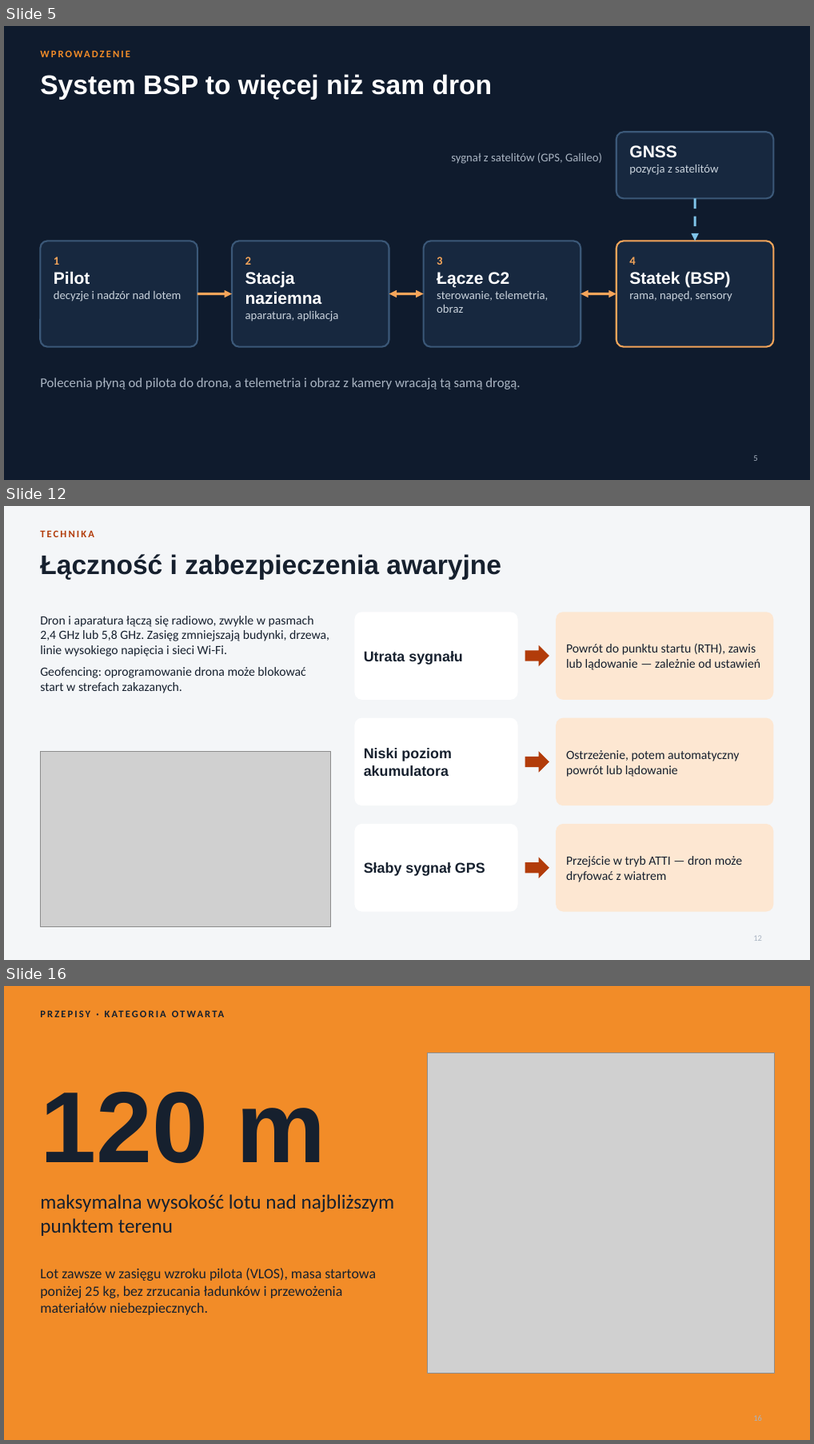
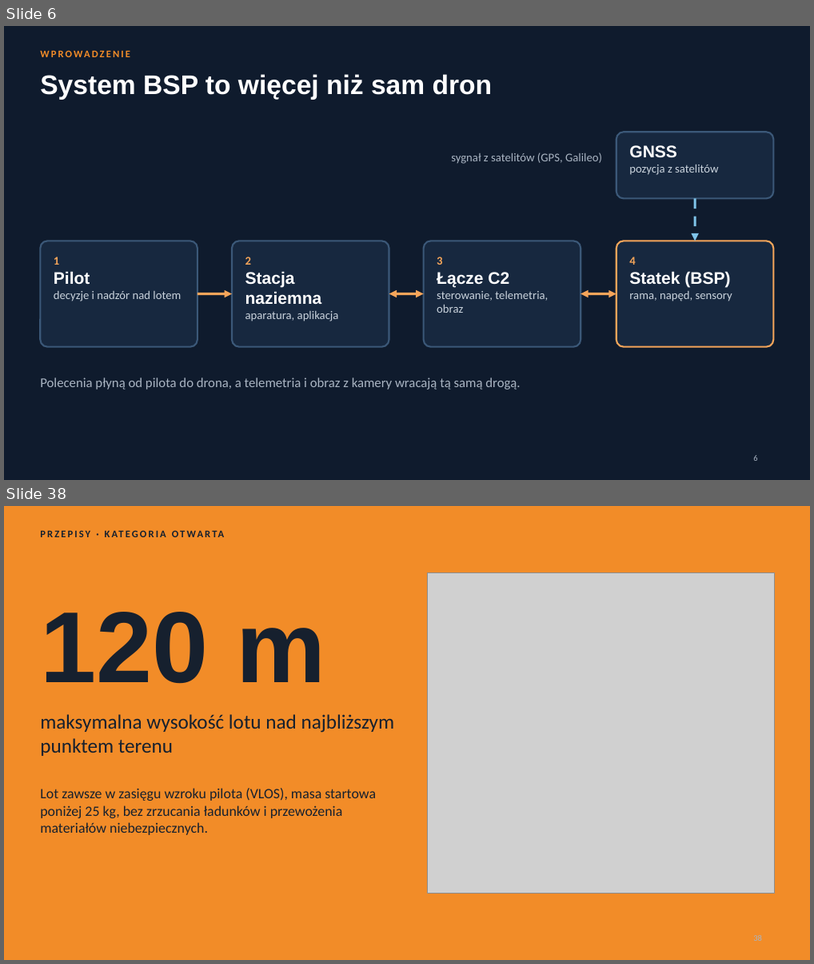
Before and after one commit to Pawel202685/psychic-octo-invention, a slide deck: Ogolna_wiedza_o_BSP.pptx. Shown one above the other, each under a label of ours: slides 5, 12 and 16 before the commit, slides 6 and 38 after it; the slides between them are not shown. The pictures are 814x1444 and 814x964 pixels, drawn with LibreOffice and Linux fonts; fonts in the diff are those of the drawing; grey boxes stand for pictures. Boxes give left, top, right and bottom in pixels: in the first picture for what was removed or moved away, otherwise in the second. Text is boxed around its words. In the diff, an @@ line names an element or a change of style, - is before the commit and + after.

```diff
--- a/Ogolna_wiedza_o_BSP.pptx
+++ b/Ogolna_wiedza_o_BSP.pptx
@@ slide 12 removed at [4,506,810,960], background #F4F6F8 @@
@@ text removed at [40,530,94,537] @@
-TECHNIKA
@@ title removed at [40,554,502,580] @@
-Łączność i zabezpieczenia awaryjne
@@ text removed at [40,616,330,693] @@
-Dron i aparatura łączą się radiowo, zwykle w pasmach 2,4 GHz lub 5,8 GHz. Zasięg zmniejszają budynki, drzewa, linie wysokiego napięcia i sieci Wi-Fi.
-Geofencing: oprogramowanie drona może blokować start w strefach zakazanych.
@@ rounded rectangle removed at [355,612,518,700] @@
@@ rounded rectangle removed at [556,612,774,700] @@
@@ right arrow removed at [526,645,550,666] @@
@@ text removed at [566,643,761,670] @@
-Powrót do punktu startu (RTH), zawis lub lądowanie — zależnie od ustawień
@@ text removed at [364,651,462,664] @@
-Utrata sygnału
@@ rounded rectangle removed at [355,718,518,805] @@
@@ rounded rectangle removed at [556,718,774,805] @@
@@ picture removed at [40,751,330,927] @@
@@ text removed at [364,748,452,776] @@
-Niski poziom akumulatora
@@ right arrow removed at [526,751,550,772] @@
@@ text removed at [566,750,739,776] @@
-Ostrzeżenie, potem automatyczny powrót lub lądowanie
@@ rounded rectangle removed at [355,824,518,912] @@
@@ rounded rectangle removed at [556,824,774,912] @@
@@ text removed at [364,862,486,876] @@
-Słaby sygnał GPS
@@ right arrow removed at [526,857,550,878] @@
@@ text removed at [566,856,742,882] @@
-Przejście w tryb ATTI — dron może dryfować z wiatrem
@@ page number removed at [754,935,762,940] @@
-12
@@ what was slide 5 is now slide 6 @@
@@ what was slide 16 is now slide 38 @@
```
Also in this commit, not shown: 11 slides changed, 25 slides added, 4 other slides removed.
